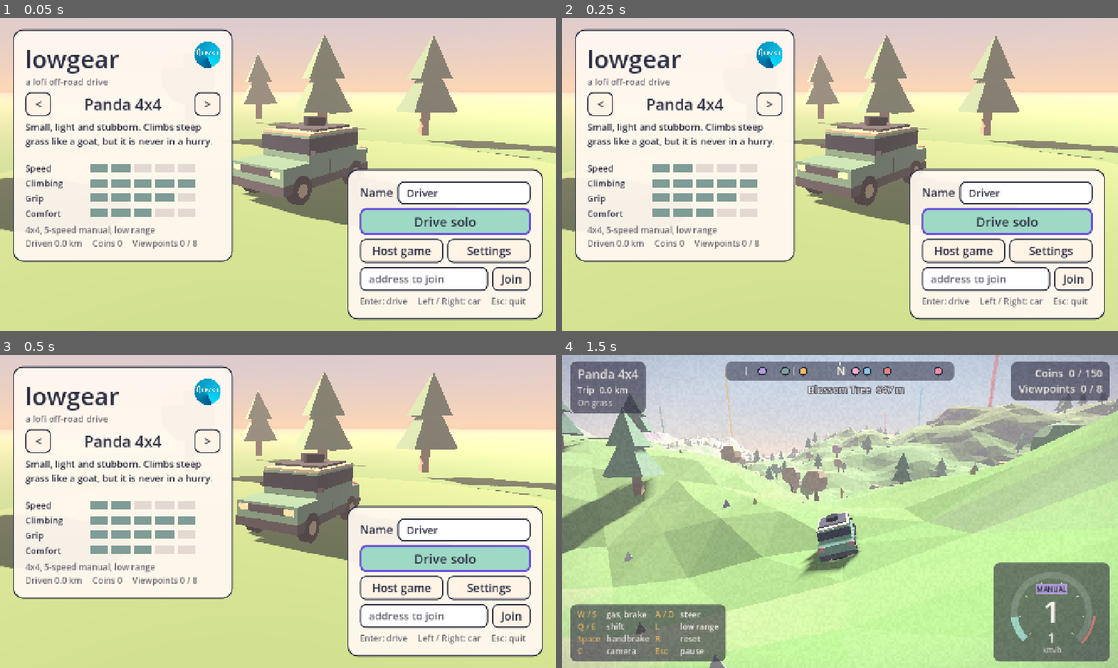
Above: before the commit, frames 1-4 (two rows, left to right).
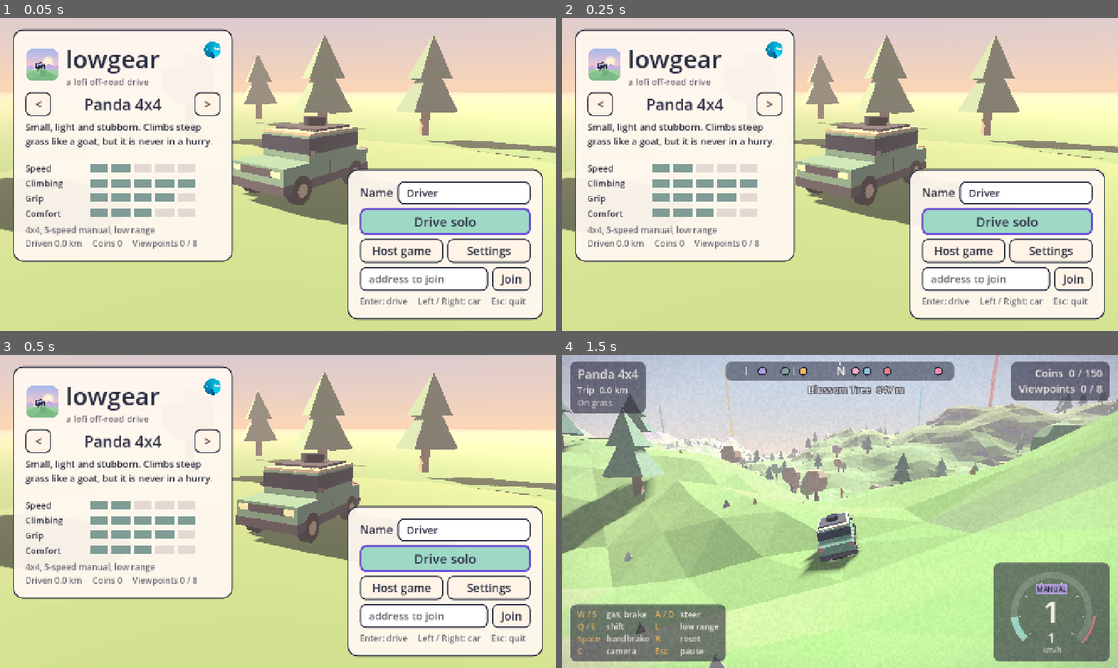
Above: after the commit, the same moments.

Repository: Quezka/lowgear
Game: Godot game, scene res://scenes/menu.tscn
Two runs of this game, one before a commit and one after it. Both use one fixed random seed, a clock stepped at 60 frames per second and the inputs below.
Inputs (mouse positions are in pixels of both pictures, inside the frame that each line leads up to):
- Up to frame 1 (0.05 s): no input
- Up to frame 2 (0.25 s): no input
- Up to frame 3 (0.5 s): no input
- Up to frame 4 (1.5 s): click "Drive solo" at 0.5 s; move the mouse to (962, 495) at 1.27 s; hold D (right) from 1.28 s (still down); hold C (camera) from 1.28 s (still down); click (962, 495) at 1.42 s

The runs differ from the first frame. In frame 1, 1.6% of the frame differs, in the area x 4-40%, y 7-22%; in frame 2, 1.6%; in frame 3, 1.6%; in frame 4, nothing differs.

Commit message:
Lowgear logo: icon, splash, Windows exe icon, menu
Co-Authored-By: Claude Opus 5.5 <noreply@anthropic.com>

Diff:
--- /dev/null
+++ b/assets/logo.svg
@@ -0,0 +1,49 @@
+<svg xmlns="http://www.w3.org/2000/svg" width="1024" height="1024" viewBox="0 0 1024 1024">
+  <defs>
+    <linearGradient id="sky" x1="0" y1="0" x2="0" y2="1">
+      <stop offset="0" stop-color="#9fb8ec"/>
+      <stop offset="0.55" stop-color="#f7c6d0"/>
+      <stop offset="0.8" stop-color="#ffd8b0"/>
+    </linearGradient>
+    <clipPath id="tile">
+      <rect x="32" y="32" width="960" height="960" rx="210"/>
+    </clipPath>
+  </defs>
+  <g clip-path="url(#tile)">
+    <rect x="0" y="0" width="1024" height="1024" fill="url(#sky)"/>
+    <!-- sun -->
+    <circle cx="690" cy="420" r="168" fill="#fff1c9" opacity="0.55"/>
+    <circle cx="690" cy="420" r="122" fill="#fff4d6"/>
+    <!-- far hills -->
+    <polygon points="0,610 140,520 260,575 400,470 560,560 700,500 860,560 1024,500 1024,1024 0,1024" fill="#c3b1e8"/>
+    <polygon points="400,470 470,560 560,560" fill="#b19de0"/>
+    <polygon points="700,500 760,560 860,560" fill="#b19de0"/>
+    <!-- mid hills -->
+    <polygon points="0,700 180,630 330,690 520,610 700,680 880,640 1024,690 1024,1024 0,1024" fill="#9fd1a0"/>
+    <polygon points="520,610 600,700 700,680" fill="#8cc48f"/>
+    <polygon points="180,630 240,710 330,690" fill="#8cc48f"/>
+    <!-- near hill with facets -->
+    <polygon points="0,1024 0,800 250,700 470,640 640,700 840,800 1024,860 1024,1024" fill="#7dbb86"/>
+    <polygon points="250,700 470,640 420,820" fill="#8fca93"/>
+    <polygon points="470,640 640,700 560,860 420,820" fill="#6fae7e"/>
+    <polygon points="0,800 250,700 420,820 180,920" fill="#86c28c"/>
+    <polygon points="640,700 840,800 760,930 560,860" fill="#79b783"/>
+    <!-- dust -->
+    <circle cx="300" cy="650" r="34" fill="#fff4e6" opacity="0.75"/>
+    <circle cx="258" cy="628" r="24" fill="#fff4e6" opacity="0.55"/>
+    <circle cx="226" cy="660" r="16" fill="#fff4e6" opacity="0.4"/>
+    <!-- the car: a boxy 4x4 climbing the crest -->
+    <g transform="translate(470 652) rotate(-15)">
+      <rect x="-150" y="-118" width="292" height="78" rx="16" fill="#2b2d42"/>
+      <rect x="-118" y="-196" width="196" height="88" rx="18" fill="#2b2d42"/>
+      <rect x="-98" y="-178" width="70" height="52" rx="8" fill="#9fb8ec"/>
+      <rect x="-14" y="-178" width="74" height="52" rx="8" fill="#9fb8ec"/>
+      <rect x="-104" y="-214" width="168" height="16" rx="6" fill="#2b2d42"/>
+      <rect x="118" y="-102" width="26" height="22" rx="5" fill="#fff1c9"/>
+      <circle cx="-86" cy="-34" r="48" fill="#2b2d42"/>
+      <circle cx="78" cy="-34" r="48" fill="#2b2d42"/>
+      <circle cx="-86" cy="-34" r="20" fill="#f7c6d0"/>
+      <circle cx="78" cy="-34" r="20" fill="#f7c6d0"/>
+    </g>
+  </g>
+</svg>
--- a/project.godot
+++ b/project.godot
@@ -7,10 +7,10 @@
 config/description="A lofi pastel off-road drive."
 run/main_scene="res://scenes/menu.tscn"
 config/features=PackedStringArray("4.7", "GL Compatibility")
-config/icon="res://assets/logo.png"
+config/icon="res://assets/lowgear_icon.png"
 boot_splash/bg_color=Color(0.992, 0.886, 0.894, 1)
 boot_splash/show_image=true
-boot_splash/image="res://assets/logo.png"
+boot_splash/image="res://assets/lowgear_splash.png"
 boot_splash/fullsize=false
 boot_splash/use_filter=true
 
--- a/scripts/menu.gd
+++ b/scripts/menu.gd
@@ -107,7 +107,14 @@
 	v.add_theme_constant_override("separation", 10)
 	panel.add_child(v)
 	var head := HBoxContainer.new()
+	head.add_theme_constant_override("separation", 16)
 	v.add_child(head)
+	var icon := TextureRect.new()
+	icon.texture = load("res://assets/lowgear_icon.png")
+	icon.custom_minimum_size = Vector2(84, 84)
+	icon.expand_mode = TextureRect.EXPAND_IGNORE_SIZE
+	icon.stretch_mode = TextureRect.STRETCH_KEEP_ASPECT_CENTERED
+	head.add_child(icon)
 	var tv := VBoxContainer.new()
 	tv.add_theme_constant_override("separation", 0)
 	tv.size_flags_horizontal = Control.SIZE_EXPAND_FILL
@@ -122,7 +129,8 @@
 	tv.add_child(sub)
 	var logo := TextureRect.new()
 	logo.texture = load("res://assets/logo.png")
-	logo.custom_minimum_size = Vector2(64, 64)
+	logo.custom_minimum_size = Vector2(40, 40)
+	logo.tooltip_text = "by Quezka"
 	logo.expand_mode = TextureRect.EXPAND_IGNORE_SIZE
 	logo.stretch_mode = TextureRect.STRETCH_KEEP_ASPECT_CENTERED
 	logo.size_flags_vertical = Control.SIZE_SHRINK_BEGIN
Not shown, added: assets/logo.svg.import
Binary file added: assets/lowgear.ico
Binary file added: assets/lowgear_1024.png
Not shown, added: assets/lowgear_1024.png.import
Binary file added: assets/lowgear_icon.png
Not shown, added: assets/lowgear_icon.png.import
Binary file added: assets/lowgear_splash.png
Not shown, added: assets/lowgear_splash.png.import
Not shown, changed: export_presets.cfg
